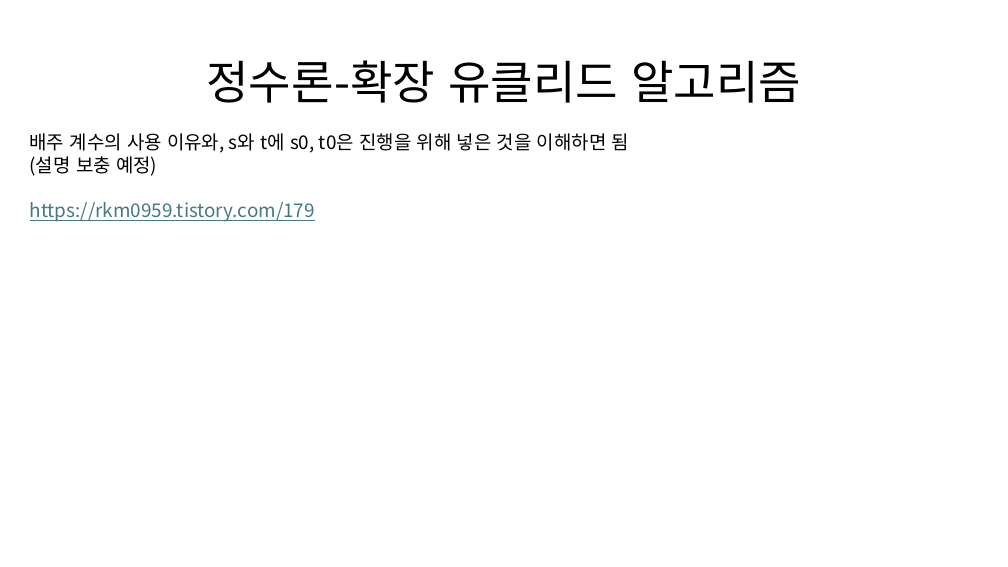
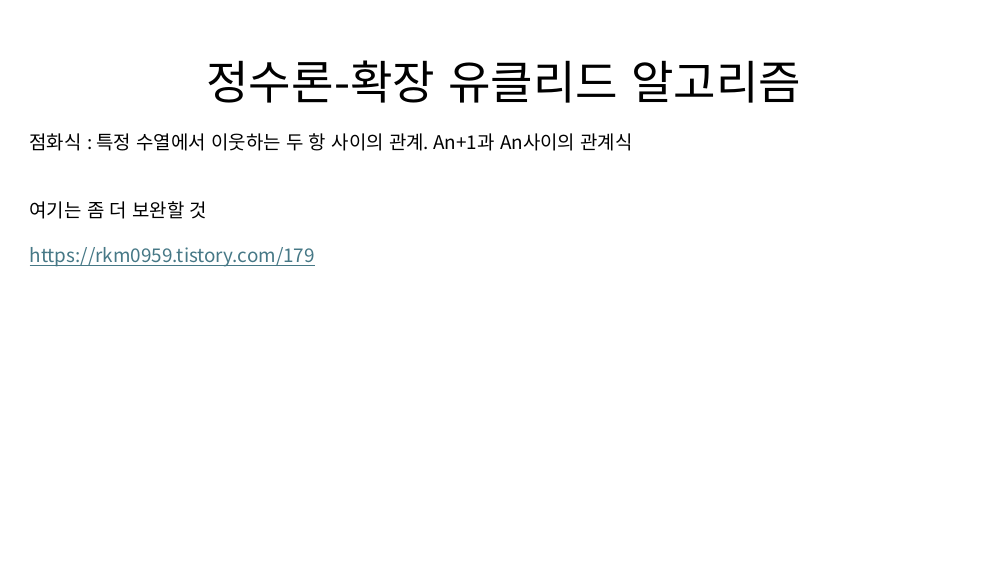
Before and after one commit to Seong221/College-Study-PPT, a slide deck: slide 13 of Cryptography and Network Security_upload.pptx. Drawn at 1008x567 pixels with LibreOffice and Linux fonts; fonts in the diff are those of the drawing. Boxes give left, top, right and bottom in pixels: in the first picture for what was removed or moved away, otherwise in the second. Text is boxed around its words. In the diff, an @@ line names an element or a change of style, - is before the commit and + after.

```diff
--- a/Cryptography and Network Security_upload.pptx
+++ b/Cryptography and Network Security_upload.pptx
@@ text at (30, 133, 632, 219): text changed @@
-배주 계수의 사용 이유와, s와 t에 s0, t0은 진행을 위해 넣은 것을 이해하면 됨
-(설명 보충 예정)
+점화식 : 특정 수열에서 이웃하는 두 항 사이의 관계. An+1과 An사이의 관계식
+여기는 좀 더 보완할 것
```
Also in this commit, not shown: 1 slide added, 1 other file.
